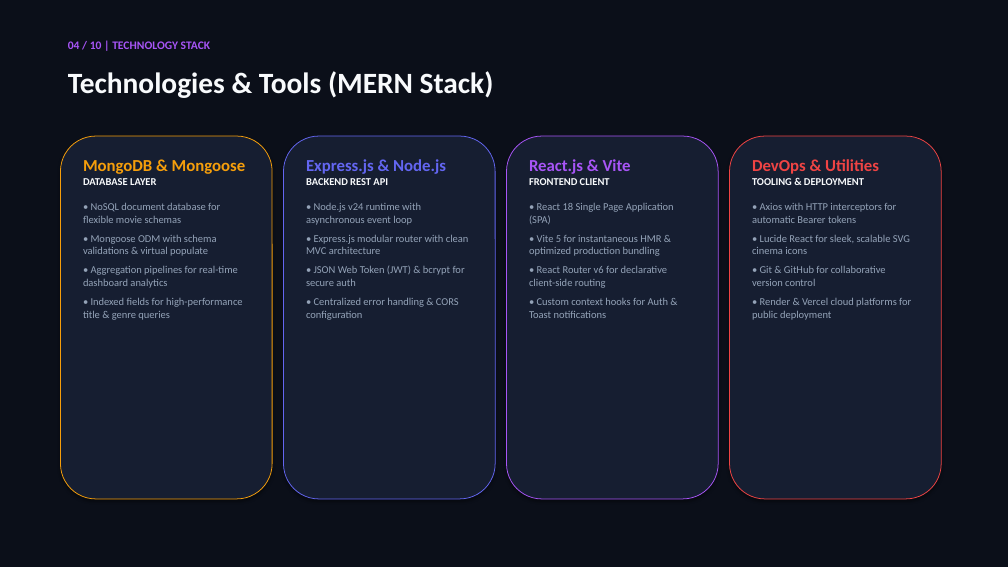
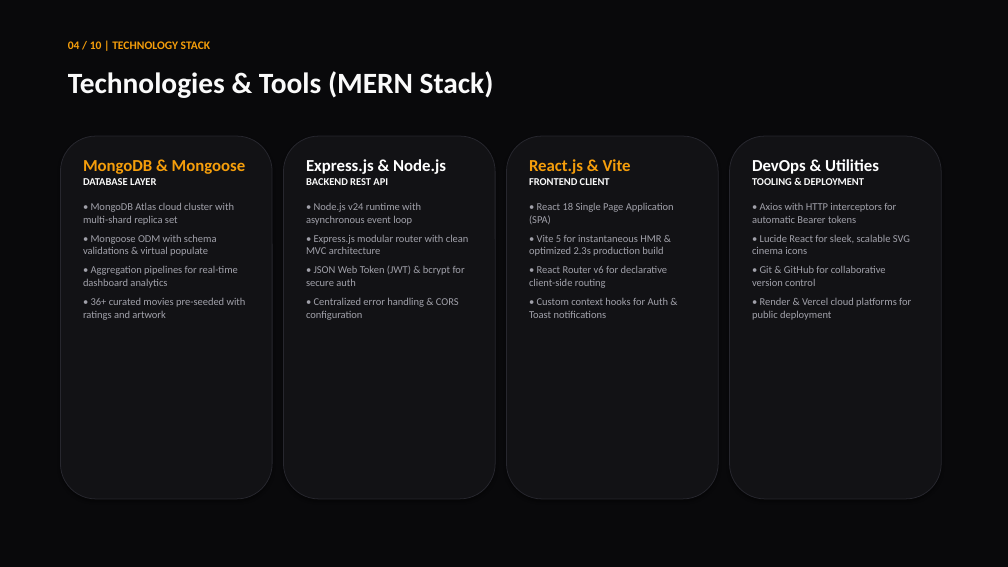
Before and after one commit to Samarth-Varma-M/cineverse-mern-project, a slide deck: slide 4 of presentation/CineVerse_MERN_Project_Presentation.pptx. Drawn at 1008x567 pixels with LibreOffice and Linux fonts; fonts in the diff are those of the drawing. Boxes give left, top, right and bottom in pixels: in the first picture for what was removed or moved away, otherwise in the second. Text is boxed around its words. In the diff, an @@ line names an element or a change of style, - is before the commit and + after.

Commit message:
feat: overhaul UI to sleek matte black, expand catalog to 36+ movies, add debounced search, clean clutter

```diff
--- a/presentation/CineVerse_MERN_Project_Presentation.pptx
+++ b/presentation/CineVerse_MERN_Project_Presentation.pptx
@@ rectangle at <box>0,0,1008,567</box>: fill #0B0F19 to #09090B @@
@@ text "04 / 10 | TECHNOLOGY ..." at <box>68,41,211,49</box>: text colour #A855F7 to #F59E0B @@
@@ rounded rectangle at <box>60,136,272,499</box>: fill #161E31 to #121215; outline #F59E0B 0.75 pt to #27272E 0.75 pt @@
@@ rounded rectangle at <box>284,136,495,499</box>: fill #161E31 to #121215; outline #6366F1 0.75 pt to #27272E 0.75 pt @@
@@ rounded rectangle at <box>507,136,718,499</box>: fill #161E31 to #121215; outline #A855F7 0.75 pt to #27272E 0.75 pt @@
@@ rounded rectangle at <box>730,136,941,499</box>: fill #161E31 to #121215; outline #EF4444 0.75 pt to #27272E 0.75 pt @@
@@ text "Express.js & Node.js" at <box>306,159,469,320</box>: text colour #6366F1 to #FFFFFF in "Express.js & Node.js"; text colour #F8FAFC to #FAFAFA in "BACKEND REST API"; text colour #94A3B8 to #A1A1AA in "• Node.js v24 runtime with asynchronous event ...", "• Express.js modular router with clean MVC ...", "• JSON Web Token (JWT) & bcrypt ...", "• Centralized error handling & CORS configuration" @@
@@ text at <box>529,159,674,318</box>: text colour #A855F7 to #F59E0B in "React.js & Vite"; text colour #F8FAFC to #FAFAFA in "FRONTEND CLIENT"; text colour #94A3B8 to #A1A1AA in "• React 18 Single Page Application (SPA)", "• React Router v6 for declarative client-side ...", "• Custom context hooks for Auth & ..." @@
@@ text "DevOps & Utilities" at <box>752,159,911,320</box>: text colour #EF4444 to #FFFFFF in "DevOps & Utilities"; text colour #F8FAFC to #FAFAFA in "TOOLING & DEPLOYMENT"; text colour #94A3B8 to #A1A1AA in "• Axios with HTTP interceptors for automatic ...", "• Lucide React for sleek, scalable SVG ...", "• Git & GitHub for collaborative version ...", "• Render & Vercel cloud platforms for ..." @@
@@ text at <box>83,203,234,225</box>: text changed; text colour #94A3B8 to #A1A1AA @@
-• NoSQL document database for flexible movie schemas
+• MongoDB Atlas cloud cluster with multi-shard replica set
@@ text at <box>83,235,238,288</box>: text colour #F8FAFC to #FAFAFA in "DATABASE LAYER"; text colour #94A3B8 to #A1A1AA in "• Mongoose ODM with schema validations & ...", "• Aggregation pipelines for real-time dashboard analytics" @@
@@ text at <box>529,235,663,256</box>: text changed; text colour #94A3B8 to #A1A1AA @@
-• Vite 5 for instantaneous HMR & optimized production bundling
+• Vite 5 for instantaneous HMR & optimized 2.3s production build
@@ text at <box>83,298,246,320</box>: text changed; text colour #94A3B8 to #A1A1AA @@
-• Indexed fields for high-performance title & genre queries
+• 36+ curated movies pre-seeded with ratings and artwork
```
Also in this commit, not shown: 9 other slides changed, 11 other files.
